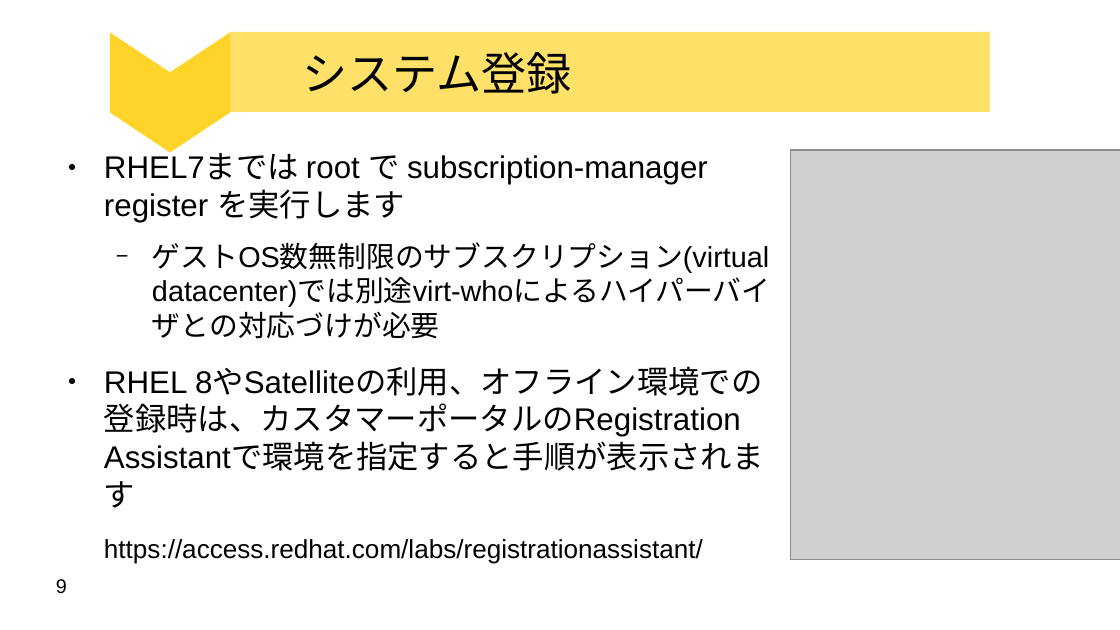
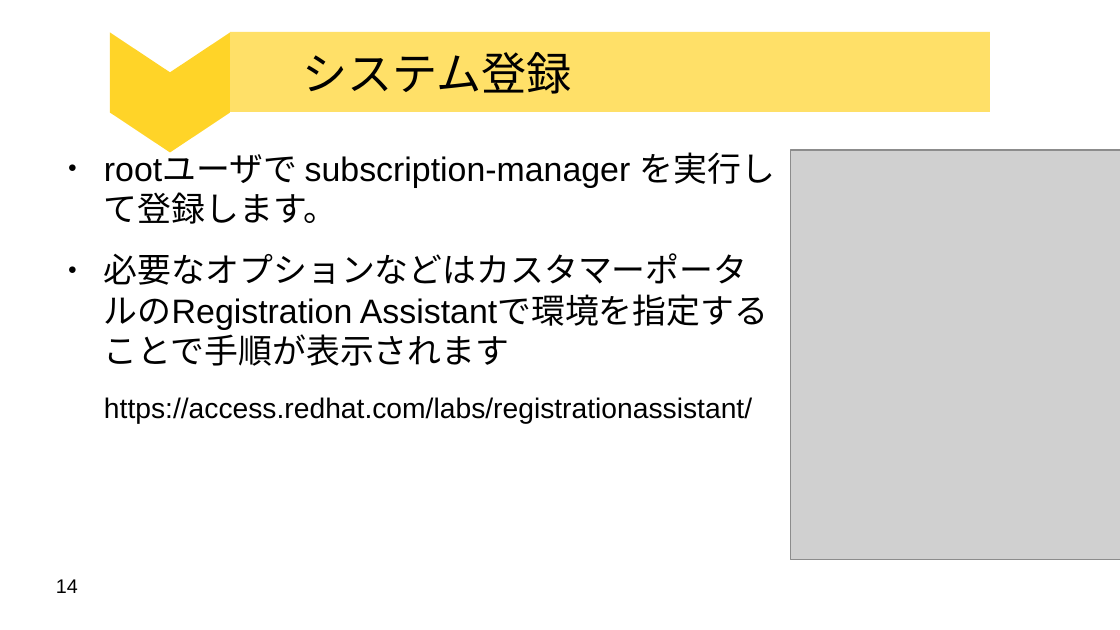
Before and after one commit to moriwaka/moriwaka.github.io, a slide deck: slide 14 of Presentation/RHEL/beginner/rhel-subscription.odp (slide 9 before the commit). Drawn at 1120x630 pixels with LibreOffice and Linux fonts; fonts in the diff are those of the drawing; grey boxes stand for pictures. Boxes give left, top, right and bottom in pixels: in the first picture for what was removed or moved away, otherwise in the second. Text is boxed around its words. In the diff, an @@ line names an element or a change of style, - is before the commit and + after.

Commit message:
add license update rhel-subscription

```diff
--- a/Presentation/RHEL/beginner/rhel-subscription.odp
+++ b/Presentation/RHEL/beginner/rhel-subscription.odp
@@ text at bbox=[104, 152, 775, 330]: text changed; size 22.2 to 24 pt @@
-● RHEL7までは root で subscription-manager register を実行します
-  − ゲストOS数無制限のサブスクリプション(virtual datacenter)では別途virt-whoによるハイパーバイザとの対応づけが必要
-● RHEL 8やSatelliteの利用、オフライン環境での登録時は、カスタマーポータルのRegistration Assistantで環境を指定すると手順が表示されます
+● rootユーザで subscription-manager を実行して登録します。
+● 必要なオプションなどはカスタマーポータルのRegistration Assistantで環境を指定することで手順が表示されます
@@ text at bbox=[104, 397, 752, 424]: size 18.5 to 20 pt in "https://access.redhat.com/labs/registrationassistant/" @@
@@ page number at bbox=[56, 579, 78, 593]: text changed @@
-9
+14
```
Also in this commit, not shown: 13 other slides changed, 2 slides added, 1 slide removed, 2 other files.
